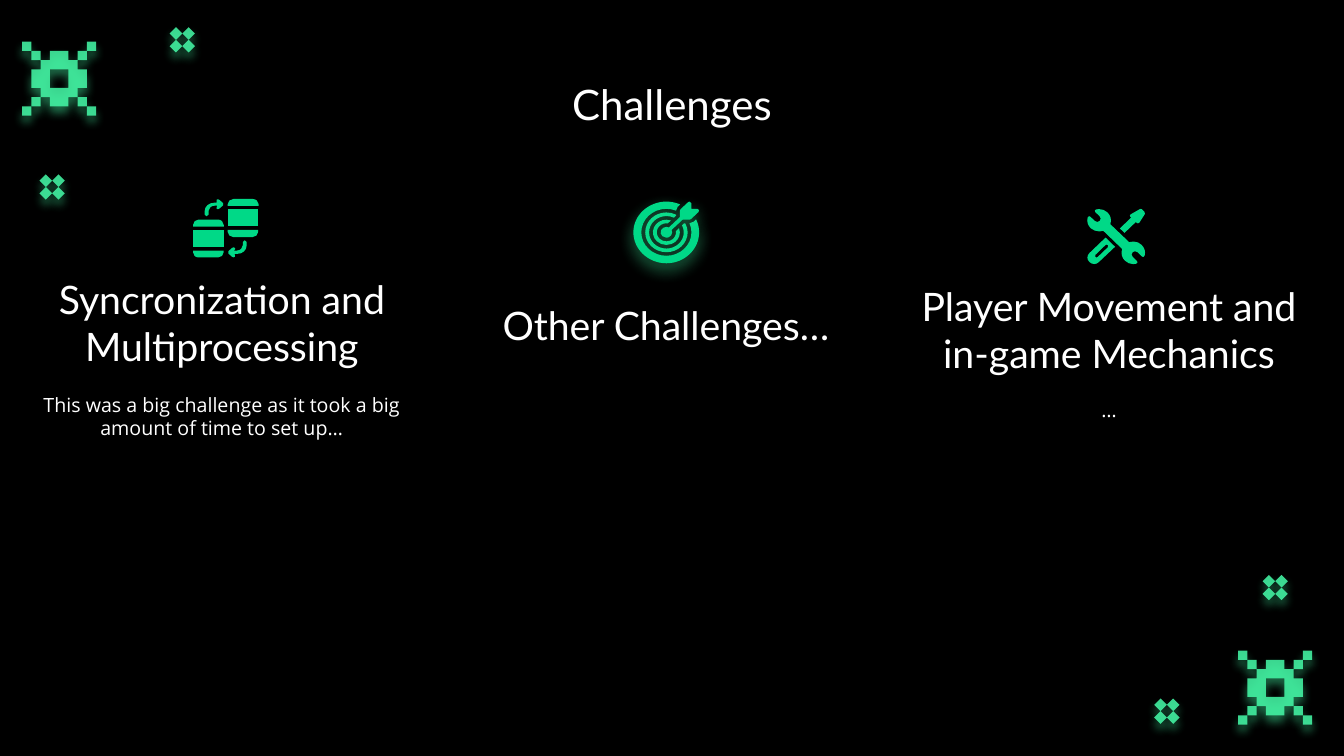
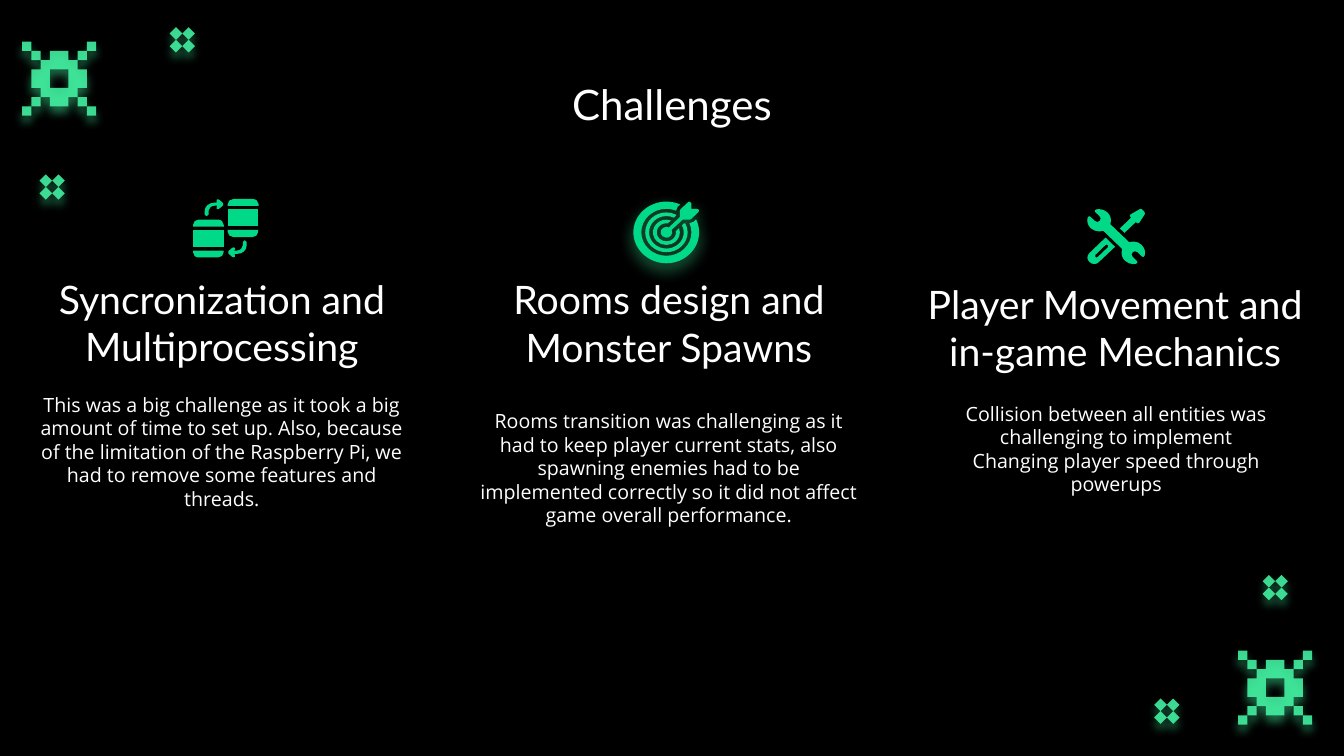
Before and after one commit to andyg817/CSCI511Game, a slide deck: slide 9 of Final Presentation.pptx (slide 7 before the commit). Drawn at 1344x756 pixels with LibreOffice and Linux fonts; fonts in the diff are those of the drawing; background and template pictures are left out. Boxes give left, top, right and bottom in pixels: in the first picture for what was removed or moved away, otherwise in the second. Text is boxed around its words. In the diff, an @@ line names an element or a change of style, - is before the commit and + after.

```diff
--- a/Final Presentation.pptx
+++ b/Final Presentation.pptx
@@ text at bbox=[513, 285, 824, 369]: text changed @@
-Other Challenges…
+Rooms design and Monster Spawns
@@ subtitle "Player Movement and in-game Mechanics": place and size @@
-subtitle "Player Movement and in-game Mechanics" at bbox=[922, 292, 1296, 375]
+subtitle "Player Movement and in-game Mechanics" at bbox=[928, 290, 1302, 373]
@@ subtitle at bbox=[41, 397, 403, 507]: text changed @@
-This was a big challenge as it took a big amount of time to set up…
+This was a big challenge as it took a big amount of time to set up. Also, because of the limitation of the Raspberry Pi, we had to remove some features and threads.
@@ text added at bbox=[480, 413, 856, 527], 14 pt, text #FFFFFF @@
+Rooms transition was challenging as it had to keep player current stats, also spawning enemies had to be implemented correctly so it did not affect game overall performance.
@@ subtitle at bbox=[966, 406, 1267, 496]: text changed @@
-…
+Collision between all entities was challenging to implement
+Changing player speed through powerups
```
Also in this commit, not shown: 2 other slides changed, 4 slides added, 2 slides removed, 4 other files.
